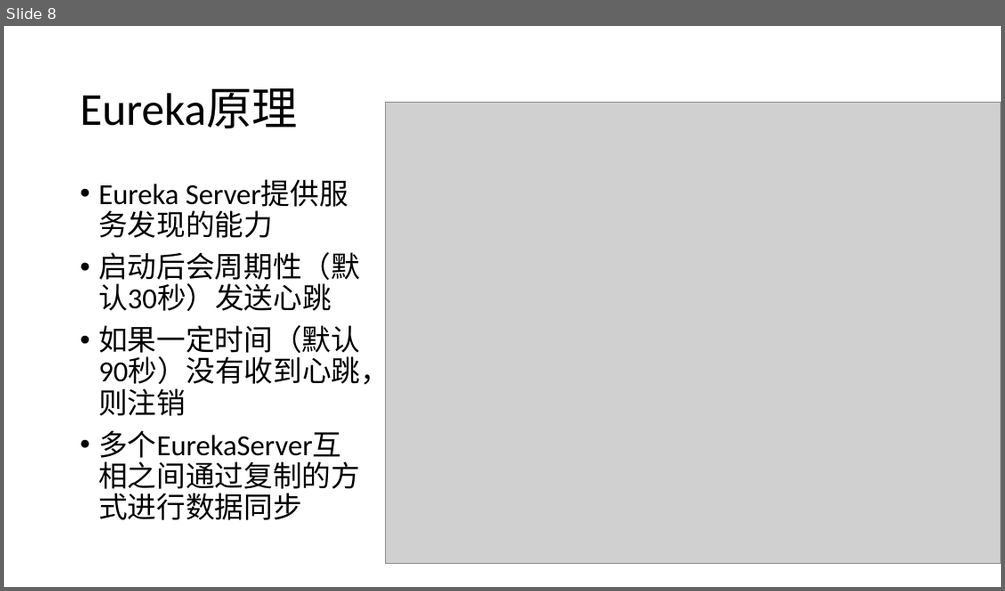
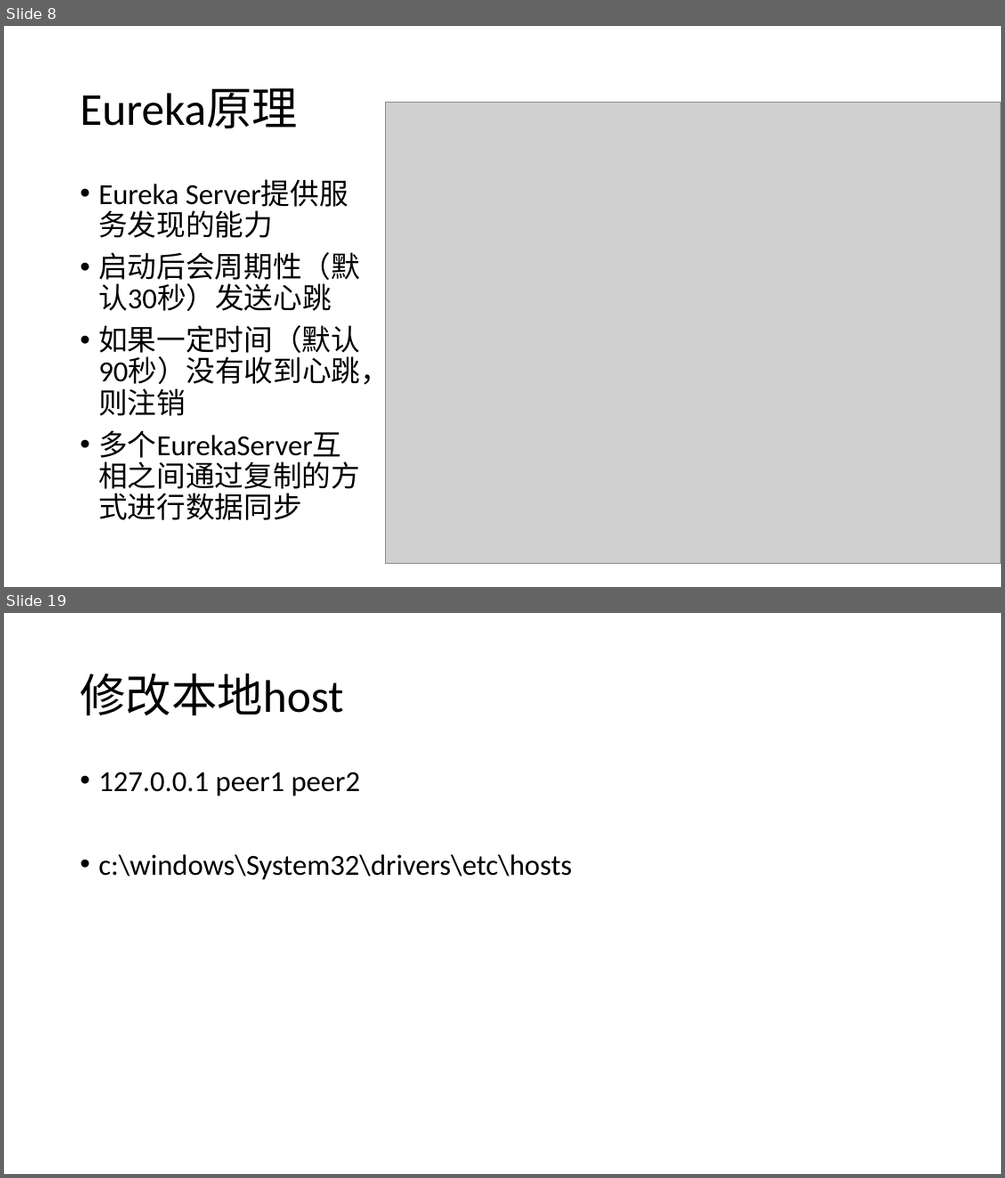
Before and after one commit to airuitian/MicroService, a slide deck: spring-cloud/服务注册与发现.pptx. Shown one above the other, each under a label of ours: slide 8 before the commit, slides 8 and 19 after it; the slides between them are not shown. The pictures are 1005x591 and 1005x1178 pixels, drawn with LibreOffice and Linux fonts; fonts in the diff are those of the drawing; grey boxes stand for pictures. Boxes give left, top, right and bottom in pixels: in the first picture for what was removed or moved away, otherwise in the second. Text is boxed around its words. In the diff, an @@ line names an element or a change of style, - is before the commit and + after.

```diff
--- a/spring-cloud/服务注册与发现.pptx
+++ b/spring-cloud/服务注册与发现.pptx
@@ slide 19 added at (4,613,1001,1174), background #FFFFFF @@
@@ title added at (80,674,343,715), 44 pt, text #000000 @@
+修改本地host
@@ text added at (98,771,572,880), 28 pt, text #000000 @@
+• 127.0.0.1 peer1 peer2
+• c:\windows\System32\drivers\etc\hosts
```
Also in this commit, not shown: 1 slide changed, 30 other slides added, 2 other files.
